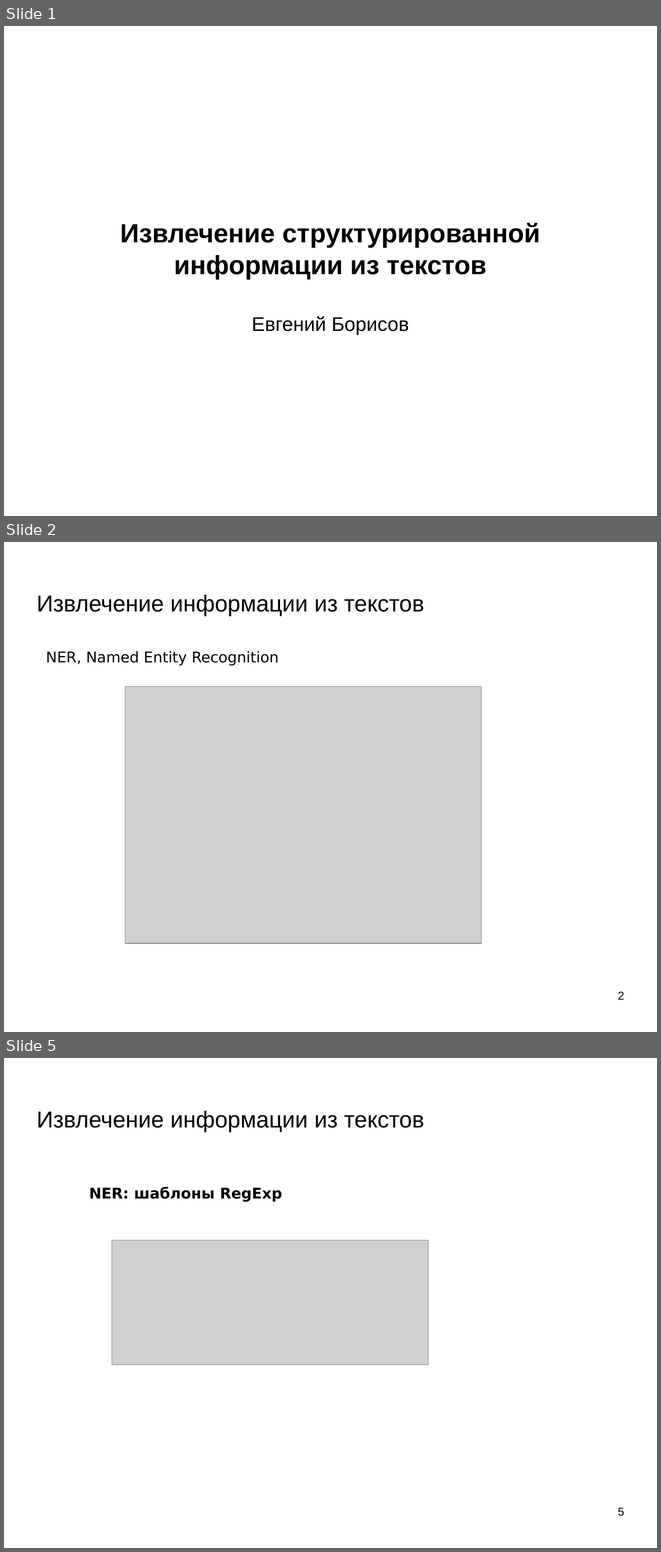
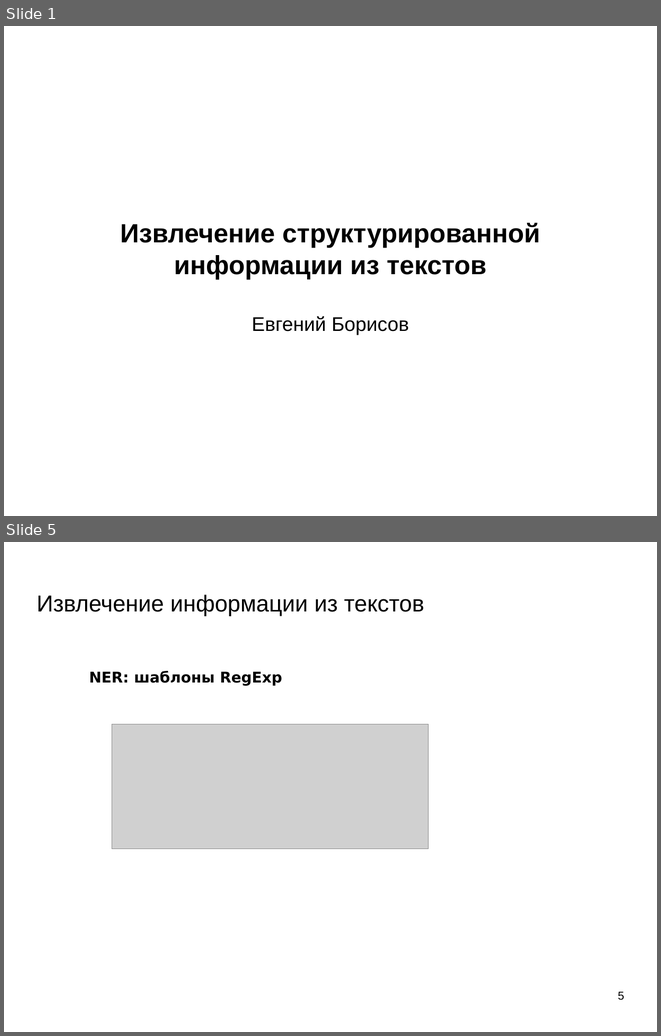
Before and after one commit to mechanoid5/ml_nlp_2022, a slide deck: 10-ner.odp. Shown one above the other, each under a label of ours: slides 1, 2 and 5 before the commit, slides 1 and 5 after it; the slides between them are not shown. The pictures are 661x1552 and 661x1036 pixels, drawn with LibreOffice and Linux fonts; fonts in the diff are those of the drawing; grey boxes stand for pictures; background and template pictures are left out. Boxes give left, top, right and bottom in pixels: in the first picture for what was removed or moved away, otherwise in the second. Text is boxed around its words. In the diff, an @@ line names an element or a change of style, - is before the commit and + after.

```diff
--- a/10-ner.odp
+++ b/10-ner.odp
@@ slide 2 removed at bbox=[4, 542, 657, 1032], background picture (left out) @@
@@ title removed at bbox=[37, 594, 424, 616] @@
-Извлечение информации из текстов
@@ text removed at bbox=[46, 651, 279, 665] @@
-NER, Named Еntity Recognition
@@ picture removed at bbox=[125, 687, 482, 943] @@
@@ page number removed at bbox=[618, 991, 624, 999] @@
-2
```
Also in this commit, not shown: 3 slides changed, 1 slide added, 3 other files.
